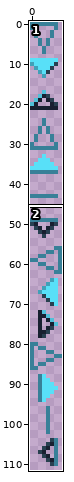
Sprite sheet: graphics/effect/effect-111.png. Above, an overview of the earlier version with the close-up marked.
Close-up. As it was:
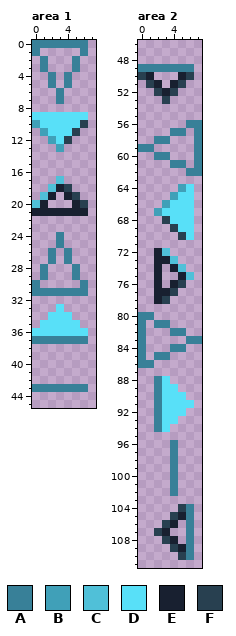
The file is 16x224 pixels, drawn in blocks of 2x2; one block is one cell here. Shown: area 1: x 0..7, y 0..45; area 2: x 0..7, y 46..111.
Palette (. is transparent): A #388098  B #40a0b8  C #50c0d8  D #58e0f8  E #182030  F #284050
Pixels before, area 1, first column x 0:
 0 AAAAAAA
 1 A.....A
 2 .A...A.
 3 .A...A.
 4 ..A.A..
 5 ..A.A..
 6 ...A...
 7 ...A...
 8 .......
 9 DDDDDDD
10 BDDDDDF
11 .BDDDF.
12 ..BDF..
13 ...B...
14 .......
15 .......
16 .......
17 ...C...
18 ..CEF..
19 .CE.EF.
20 CE...EF
21 EEEEEEE
22 .......
23 .......
24 ...A...
25 ...A...
26 ..A.A..
27 ..A.A..
28 .A...A.
29 .A...A.
30 A.....A
31 AAAAAAA
32 .......
33 ...D...
34 ..DDD..
35 .DDDDD.
36 DDDDDDD
37 AAAAAAA
38 .......
39 .......
40 .......
41 .......
42 .......
43 AAAAAAA
Pixels before, area 2, first column x 0:
 49 AAAAAAA.
 50 FE...EF.
 51 .FE.EF..
 52 ..FEF...
 53 ...F....
 54 ........
 55 ........
 56 ......AA
 57 ....AA.A
 58 ..AA...A
 59 AA.....A
 60 ..AA...A
 61 ....AA.A
 62 ......AA
 63 ........
 64 .....BD.
 65 ....BDD.
 66 ...BDDD.
 67 ..BDDDD.
 68 ...FDDD.
 69 ....FDD.
 70 .....FD.
 71 ........
 72 ..EC....
 73 ..EEC...
 74 ..E.EC..
 75 ..E..EC.
 76 ..E.EF..
 77 ..EEF...
 78 ..EF....
 79 ........
 80 AA......
 81 A.AA....
 82 A...AA..
 83 A.....AA
 84 A...AA..
 85 A.AA....
 86 AA......
 87 ........
 88 ..AD....
 89 ..ADD...
 90 ..ADDD..
 91 ..ADDDD.
 92 ..ADDD..
 93 ..ADD...
 94 ..AD....
 95 ........
 96 ....A...
 97 ....A...
 98 ....A...
 99 ....A...
100 ....A...
101 ....A...
102 ....A...
103 ........
104 .....FA.
105 ....FEA.
106 ...FE.A.
107 ..FE..A.
108 ...FE.A.
109 ....FEA.
110 .....FA.
New version:
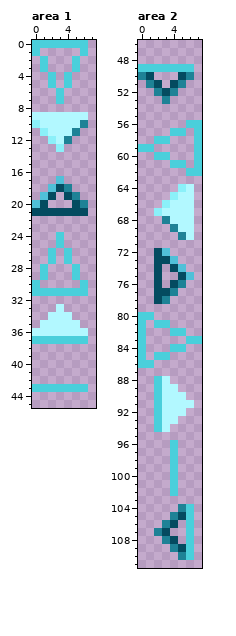
Change:
colour A: #388098 -> #4acfdb
colour B: #40a0b8 -> #8bf0f9
colour D: #58e0f8 -> #b2f8ff
colour E: #182030 -> #044b60
colour F: #284050 -> #1e8296
Where, in picture pixels (left, top, right, bottom), the same in both close-ups:
changed: (32, 40, 88, 152)
changed: (32, 184, 88, 344)
changed: (32, 384, 88, 392)
changed: (138, 64, 202, 560)
